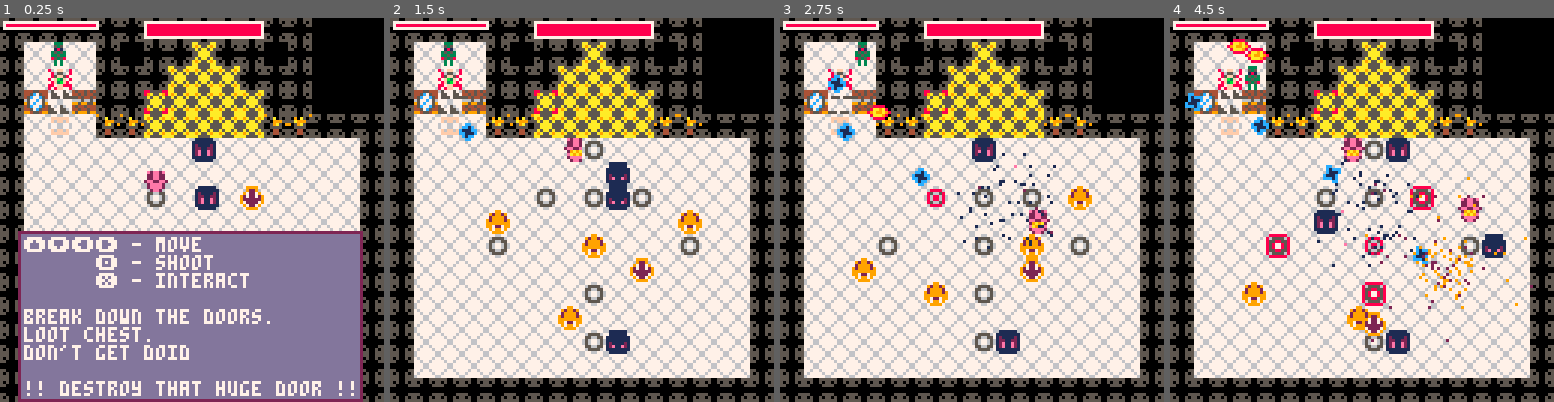
Above: before the commit, frames 1-4 (left to right).
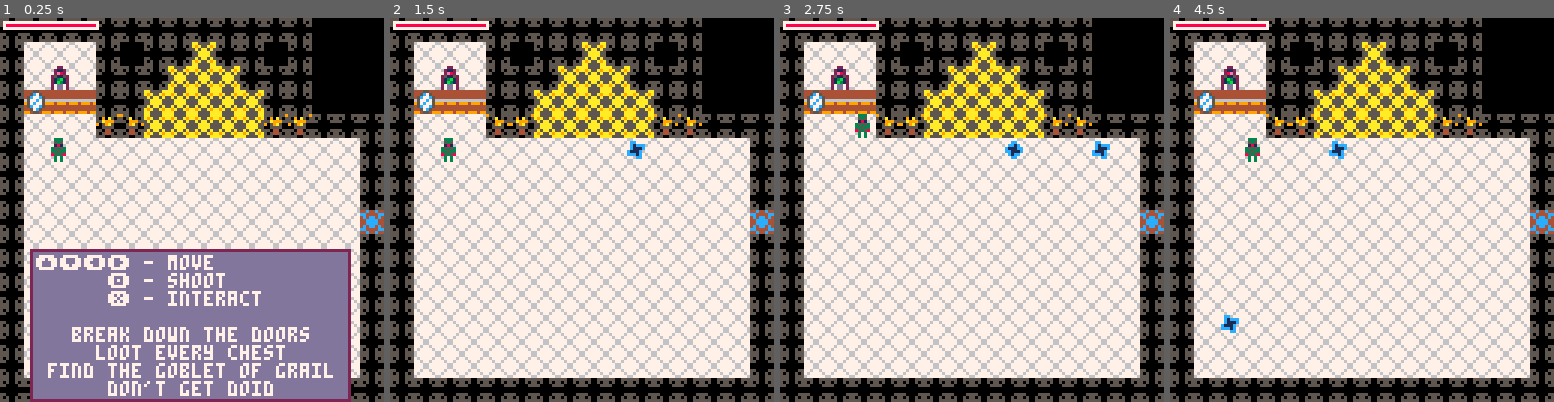
Above: after the commit, the same moments.

Repository: rledford/pico-door
Game: PICO-8 cartridge door.p8
The game is run twice, just before and just after one commit, with the same random seed, the same clock (stepped at 60 frames per second) and the same inputs.
Inputs:
- Up to frame 1 (0.25 s): no input
- Up to frame 2 (1.5 s): tap X (X key) at 0.33, 1.07 s; tap O (Z key) at 0.7 s
- Up to frame 3 (2.75 s): hold Right 1.6-2.1 s; tap O (Z key) at 1.7, 2.1, 2.5 s; tap X (X key) at 1.85 s; hold Up 2.15-2.42 s; hold Right from 2.47 s (still down)
- Up to frame 4 (4.5 s): tap O (Z key) every 0.4 s from 2.9 to 4.1 s; tap X (X key) at 2.97, 4.08 s; release Right at 3.03 s; hold Left 3.08-3.58 s; hold Down 3.63-3.97 s; hold Right from 4.02 s (still down)

The runs differ from the first frame. In frame 1, 19% of the frame differs, in the area x 4-100%, y 0-100%; in frame 2, 8.3%; in frame 3, 8.6%; in frame 4, 11%.

Commit message:
Update intro toast. Improve projectile logic but made a bit uglier. Tune enemy stats.

Diff:
--- a/door.p8
+++ b/door.p8
@@ -213,13 +213,12 @@
 		"      🅾️ - shoot",
 		"      ❎ - interact",
 		"",
-		"break down the doors.",
-		"loot chest.",
-		"don't get doid",
-		"",
-		"!! destroy that huge door !!",
+		"   break down the doors   ",
+		"     loot every chest     ",
+		" find the goblet of grail ",
+		"      don't get doid      ",
 	}, 750)
-	goto_boss_room()
+	-- goto_boss_room()
 end
 
 function calculate_stat_totals_from_map()
@@ -447,7 +446,7 @@
 		false
 	end,
 	update=function(this)
-		this.can_interact = window == nil and player ~= nil and not player.dead and flr(get_range(this, player)) <= TILE_SIZE*2
+		this.can_interact = check_player_can_interact() and flr(get_range(this, player)) <= TILE_SIZE*2
 		if this.can_interact and btnp(k_action) then
 			show_toast_message({
 				"i am the all powerful lunkik.",
@@ -778,25 +777,31 @@
 				col.take_damage(this.damage)
 				add(this.hit_list, col)
 			end
-			if not this.pierce then
+			if not this.pierce or col.type == door_type  or col.type == chest_type then
 				destroy_object(this)
 			end
 		end
-		if not this.ignore_walls and not this.can_move_through(pos_to_tile(nextx + TILE_HALF_SIZE), pos_to_tile(nexty + TILE_HALF_SIZE)) then
-			if this.ricochet then
-				this.hit_list = {}
-				-- cheap bounce calc without normals since all walls are axis-aligned
-				if not this.can_move_through(pos_to_tile(this.x + TILE_HALF_SIZE), pos_to_tile(nexty + TILE_HALF_SIZE)) then
-					-- hit top or bottom of wall so reverse y
-					this.direction.y *= -1
-				elseif not this.can_move_through(pos_to_tile(nextx + TILE_HALF_SIZE), pos_to_tile(this.y + TILE_HALF_SIZE)) then
-					-- hit left or right of wall so reverse x
-					this.direction.x *= -1
+		if not this.ignore_walls then
+			local t = mget(pos_to_tile(nextx + TILE_HALF_SIZE), pos_to_tile(nexty + TILE_HALF_SIZE))
+			local is_blocked = t == WALL_TILE or t == BLOCK_TILE
+			local is_enemy_hitting_door = t == DOOR_TILE and this.group ~= ENEMY_GROUP
+
+			if is_blocked or is_enemy_hitting_door then
+				if this.ricochet then
+					this.hit_list = {}
+					-- cheap bounce calc without normals since all walls are axis-aligned
+					if not this.can_move_through(pos_to_tile(this.x + TILE_HALF_SIZE), pos_to_tile(nexty + TILE_HALF_SIZE)) then
+						-- hit top or bottom of wall so reverse y
+						this.direction.y *= -1
+					elseif not this.can_move_through(pos_to_tile(nextx + TILE_HALF_SIZE), pos_to_tile(this.y + TILE_HALF_SIZE)) then
+						-- hit left or right of wall so reverse x
+						this.direction.x *= -1
+					end
+					-- skip setting position to nextx,nexty to prevent drilling through corners
+					return
+				else
+					destroy_object(this)
 				end
-				-- skip setting position to nextx,nexty to prevent drilling through corners
-				return
-			else
-				destroy_object(this)
 			end
 		end
 		this.x = nextx
@@ -841,11 +846,21 @@
 moose_type = {
 	init=function(this)
 		this.anim,
+		this.can_interact,
 		this.direction,
-		this.spd = make_animation({35,36}, 8),{x=1,y=0},0.5
+		this.spd =
+			make_animation({35,36}, 8), -- animation
+			false, -- can interact
+			{x=1,y=0}, -- direction
+			0.5 -- speed
 	end,
 	update=function(this)
 		this.anim.update()
+		this.can_interact = check_player_can_interact() and flr(get_range(this, player)) <= TILE_SIZE
+		if this.can_interact and btnp(k_action) then
+			-- show toasts dialog and then player stats
+			-- show win screen
+		end
 		-- plan_next_move(this)
 		-- this.x += this.direction.x * this.spd
 		-- if not this.can_move_to(pos_to_tile(this.x + TILE_HALF_SIZE), pos_to_tile(this.y + TILE_HALF_SIZE)) then
@@ -871,19 +886,19 @@
 		this.anim,
 		this.touch_damage,
 		this.projectile_damage,
-		this.is_enemy=
+		this.is_enemy =
 			90, -- fire rate
 			0, -- fire timer
 			{x=2,y=3,w=4,h=5}, -- hitbox
 			nil, -- target
 			40, -- auto target radius
 			ENEMY_GROUP, -- group
-			3, -- hp
+			get_enemy_hp_for_difficulty(2), -- hp
 			30, -- move rate
 			0, -- move timer
 			make_animation({48,49}, 16), -- anim
-			2, -- touch damage
-			2, -- range damage
+			3, -- touch damage
+			3, -- range damage
 			true -- is enemy
 	end,
 	update=function(this)
@@ -923,16 +938,16 @@
 		this.move_rate,
 		this.move_timer,
 		this.touch_damage,
-		this.is_enemy=
+		this.is_enemy =
 			{x=1,y=2,w=6,h=5}, -- hitbox
 			nil, -- target
 			40, -- auto target radius
 			make_animation({50,51}, 25), -- anim
 			ENEMY_GROUP, -- group
-			4, -- hp
+			get_enemy_hp_for_difficulty(4), -- hp
 			15, -- move rate
 			0, -- move timer
-			3, -- touch damage
+			4, -- touch damage
 			true -- is enemy
 	end,
 	update=function(this)
@@ -956,16 +971,16 @@
 		this.move_rate,
 		this.move_timer,
 		this.touch_damage,
-		this.is_enemy=
+		this.is_enemy =
 			{x=1,y=2,w=6,h=5}, -- hitbox
 			nil, -- target
 			40, -- auto target radius
 			make_animation({53,54}, 40), -- animation
 			ENEMY_GROUP, -- group
-			5, -- hp
+			get_enemy_hp_for_difficulty(5), -- hp
 			5, -- move rate
 			0, -- move timer
-			4, -- touch damage
+			6, -- touch damage
 			true -- is enemy
 	end,
 	update=function(this)
@@ -992,17 +1007,17 @@
 		this.projectile_damage,
 		this.fire_rate,
 		this.fire_timer,
-		this.is_enemy=
+		this.is_enemy =
 			{x=1,y=2,w=6,h=5}, -- hitbox
 			nil, -- target
 			40, -- auto target radius
 			make_animation({55,56}, 30), -- anim
 			ENEMY_GROUP, -- group
-			6, -- hp
+			get_enemy_hp_for_difficulty(6), -- hp
 			5, -- move rate
 			0, -- move timer
-			3, -- touch damage
-			0, -- projectile damage
+			5, -- touch damage
+			4, -- projectile damage
 			45, --fire rate
 			0, -- fire timer
 			true -- is enemy
@@ -1246,7 +1261,7 @@
 	end,
 	update=function(this)
 		-- spawn particle periodically
-		this.can_interact = window == nil and player ~= nil and not player.dead and flr(get_range(this, player)) <= TILE_SIZE
+		this.can_interact = check_player_can_interact() and flr(get_range(this, player)) <= TILE_SIZE
 		if this.can_interact and btnp(k_action) then
 			has_attempted_artifact_activation = true
 			if is_all_powerful then
@@ -1275,7 +1290,7 @@
 		false,true
 	end,
 	update=function(this)
-		this.can_interact = window == nil and player ~= nil and not player.dead and flr(get_range(this, player)) <= TILE_SIZE
+		this.can_interact = check_player_can_interact() and flr(get_range(this, player)) <= TILE_SIZE
 		if this.can_interact and btnp(k_action) then
 			show_player_stats_toast()
 		end
@@ -1455,30 +1470,46 @@
 function init_object(type,x,y)
 	local obj = {}
 
-	obj.type,obj.collidable,obj.targetable,obj.flip,obj.x,obj.y,obj.hitbox,obj.spd,
-	obj.moves,obj.group,obj.hp,obj.anim,obj.is_hurt,obj.hurt_duration,
-	obj.hurt_duration_timer,obj.hurt_collidable,obj.static,obj.touch_damage,
-	can_interact,is_enemy =
-	type,
-	true,
-	true,
-	{x=false,y=false},
-	x,
-	y,
-	{x=0,y=0,w=TILE_SIZE,h=TILE_SIZE},
-	1,
-	{},
-	NO_GROUP,
-	1,
-	nil,
-	false,
-	30,
-	0,
-	true,
-	false,
-	0,
-	false,
-	false
+	obj.type,
+	obj.collidable,
+	obj.targetable,
+	obj.flip,
+	obj.x,
+	obj.y,
+	obj.hitbox,
+	obj.spd,
+	obj.moves,
+	obj.group,
+	obj.hp,
+	obj.anim,
+	obj.is_hurt,
+	obj.hurt_duration,
+	obj.hurt_duration_timer,
+	obj.hurt_collidable,
+	obj.static,
+	obj.touch_damage,
+	obj.can_interact,
+	obj.is_enemy =
+	type, -- type
+	true, -- collidable
+	true, -- targetable
+	{x=false,y=false}, -- flip
+	x, -- pos y
+	y, -- pos x
+	{x=0,y=0,w=TILE_SIZE,h=TILE_SIZE}, -- hitbox
+	1, -- speed
+	{}, -- moves
+	NO_GROUP, -- group
+	1, -- hp
+	nil, -- anim
+	false, -- is hurt
+	30, -- hurt duration
+	0, -- hurt duration timer
+	true, -- hurt collidable
+	false, -- static
+	0, -- touch damage
+	false, -- can interact
+	false -- is enemey
 
 	obj.collide=function(groups)
 		local other
@@ -1623,7 +1654,10 @@
 function start_hurt_object(obj)
 	obj.is_hurt,
 	obj.hurt_duration_timer,
-	obj.collidable = true,obj.hurt_duration,obj.hurt_collidable
+	obj.collidable =
+		true,
+		obj.hurt_duration,
+		obj.hurt_collidable
 end
 
 function update_hurt_object(obj)
@@ -1656,7 +1690,7 @@
 end
 
 function plan_next_move(obj)
-	if player == nil or count(obj.moves) > 0 then
+	if player == nil or count(obj.moves) > 0 or obj.is_hurt then
 		return
 	end
 	local range = get_range(obj, player)
@@ -1893,7 +1927,8 @@
 			ty = r*TILE_SIZE
 			tile_type = mget(c,r)
 			if tile_type == DOOR_TILE then
-				mset(c,r,NO_PASS_FLOOR_TILE)
+				-- this does allow projectiles to go through doors when "pierce" is true
+				mset(c,r,DOOR_TILE)
 				init_object(door_type, tx, ty)
 			elseif tile_type == ENEMY_SPAWN_TILE then
 				make_enemy_spawn_point(tx,ty)
@@ -1935,7 +1970,7 @@
 				mset(c,r,FLOOR_TILE)
 				init_object(moose_type,tx,ty)
 			elseif tile_type == MIRROR_TILE then
-				mset(c,r,NO_PASS_FLOOR_TILE)
+				mset(c,r,BLOCK_TILE)
 				init_object(mirror_type,tx,ty)
 			elseif tile_type == ARTIFACT_TILE then
 				mset(c,r,NO_PASS_FLOOR_TILE)
@@ -2114,6 +2149,10 @@
 
 -- utils --
 -----------
+
+function check_player_can_interact()
+	return window == nil and player ~= nil and not player.dead
+end
 
 function increase_difficulty(amount)
 	difficulty += amount
